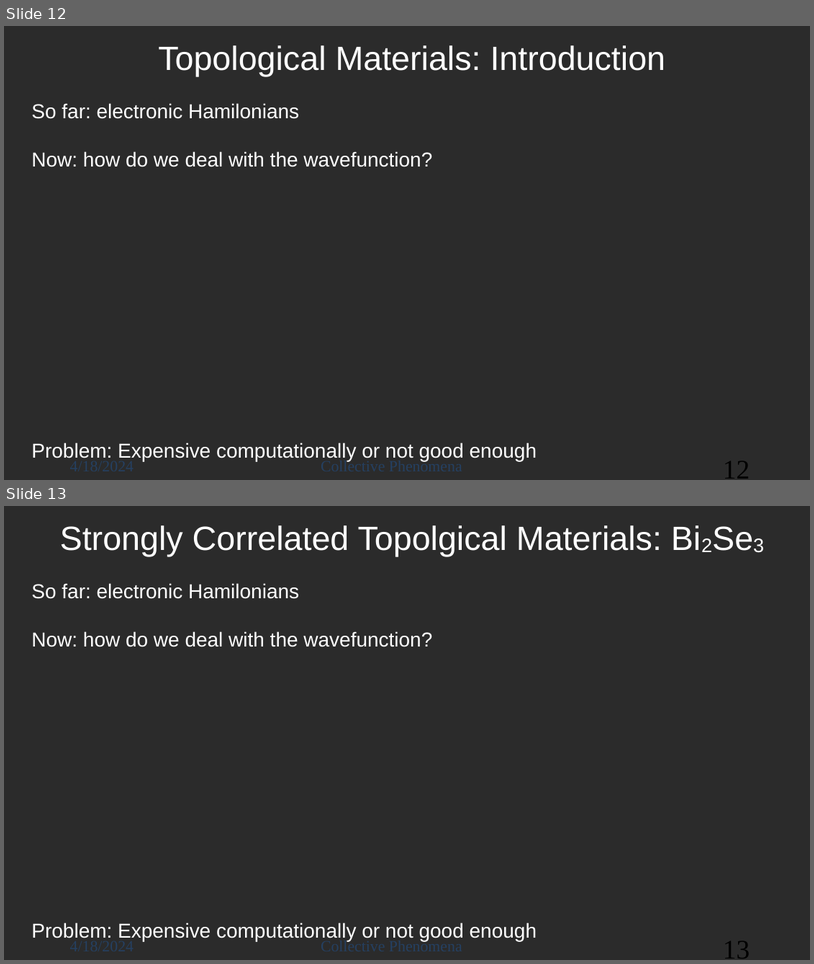
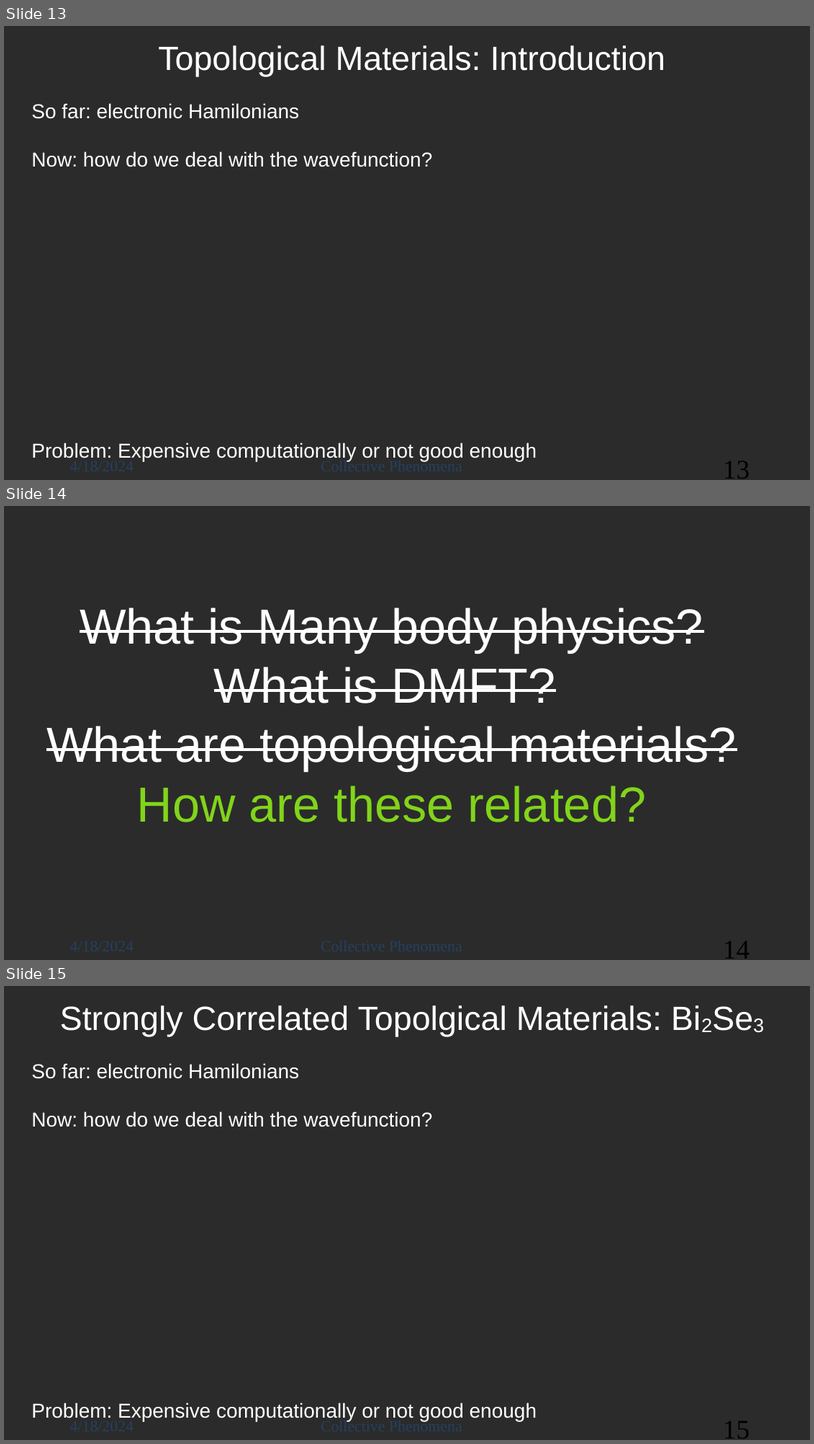
Before and after one commit to jacobsc050/projects, a slide deck: collective_phenomena/lecture.pptx. Shown one above the other, each under a label of ours: slides 12 and 13 before the commit, slides 13, 14 and 15 after it. The pictures are 814x964 and 814x1444 pixels, drawn with LibreOffice and Linux fonts; fonts in the diff are those of the drawing; background and template pictures are left out; a plain dark background stands for a picture behind light text. Boxes give left, top, right and bottom in pixels: in the first picture for what was removed or moved away, otherwise in the second. Text is boxed around its words. In the diff, an @@ line names an element or a change of style, - is before the commit and + after.

```diff
--- a/collective_phenomena/lecture.pptx
+++ b/collective_phenomena/lecture.pptx
@@ slide 14 added at (x1=4, y1=506, x2=810, y2=960), background picture (left out); not listed: 3 template elements that a slide beside it also shows @@
@@ text added at (x1=46, y1=608, x2=737, y2=822), 44 pt, text #FFFFFF, strikethrough @@
+What is Many body physics?
+What is DMFT?
+What are topological materials?
+How are these related?
@@ what was slide 12 is now slide 13 @@
@@ page number at (x1=723, y1=461, x2=750, y2=478): text changed @@
-12
+13
@@ what was slide 13 is now slide 15 @@
@@ page number at (x1=723, y1=1421, x2=750, y2=1438): text changed @@
-13
+15
```
Also in this commit, not shown: 6 slides changed, 4 other slides added, 1 other file.
